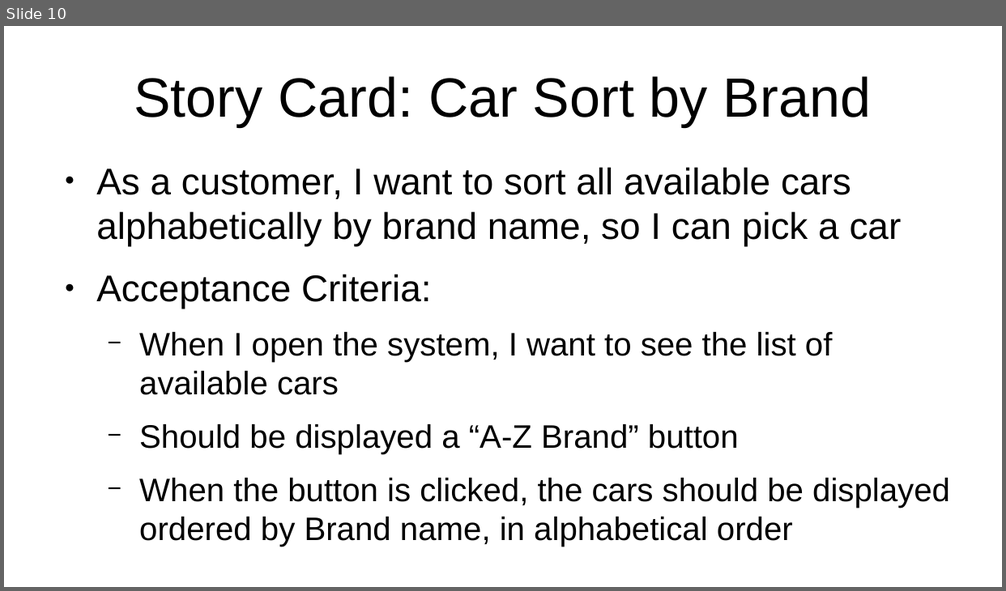
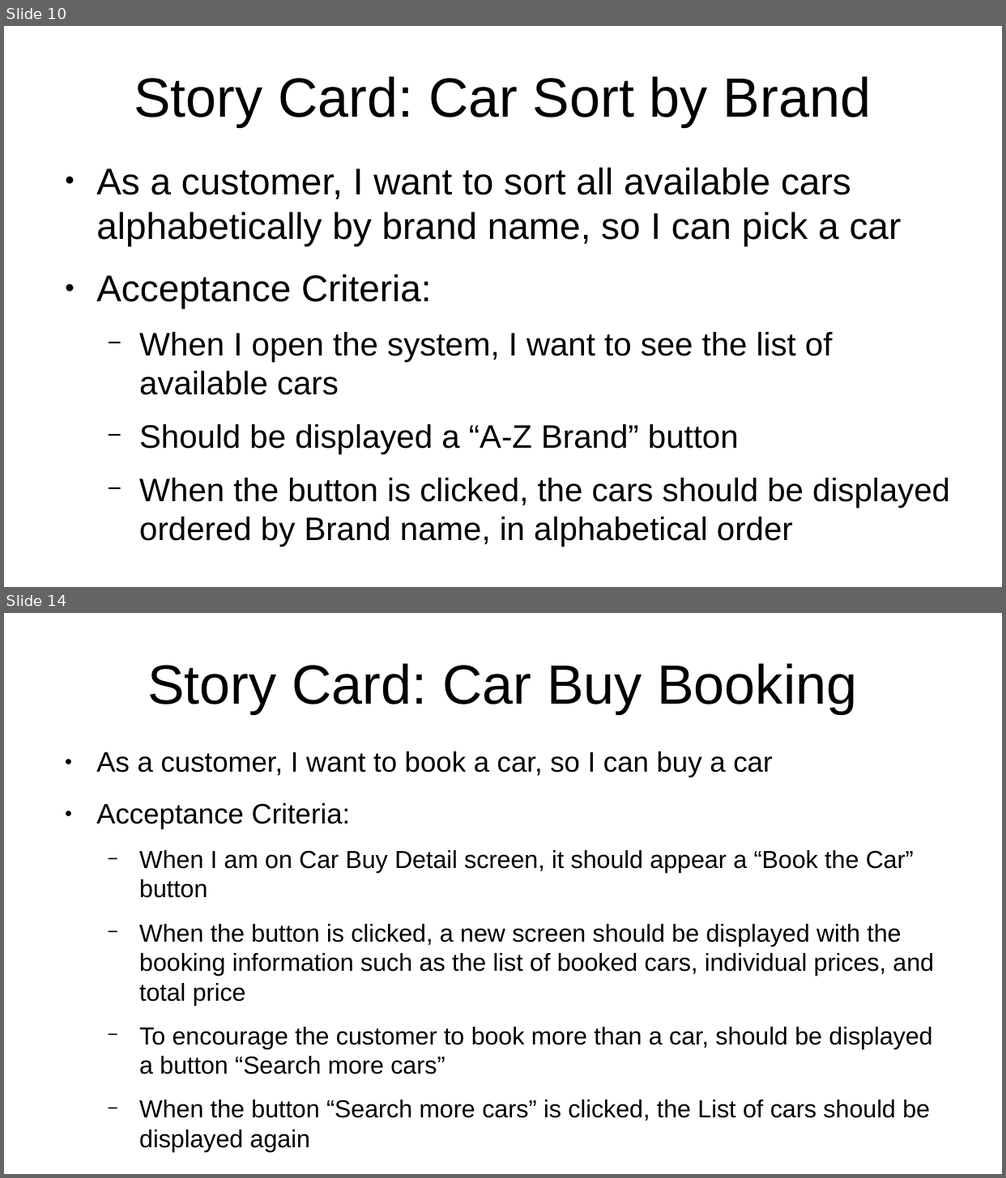
Before and after one commit to al8111/Java-UML-SWT, a slide deck: presentation.odp. Shown one above the other, each under a label of ours: slide 10 before the commit, slides 10 and 14 after it; the slides between them are not shown. The pictures are 1006x591 and 1006x1178 pixels, drawn with LibreOffice and Linux fonts; fonts in the diff are those of the drawing. Boxes give left, top, right and bottom in pixels: in the first picture for what was removed or moved away, otherwise in the second. Text is boxed around its words. In the diff, an @@ line names an element or a change of style, - is before the commit and + after.

Commit message:
doc: create story cards

```diff
--- a/presentation.odp
+++ b/presentation.odp
@@ slide 14 added at [4, 613, 1002, 1174], background #FFFFFF @@
@@ title added at [147, 663, 858, 714], 44 pt, text #000000 @@
+Story Card: Car Buy Booking
@@ text added at [96, 751, 934, 1152], 19.6 pt, text #000000 @@
+● As a customer, I want to book a car, so I can buy a car
+● Acceptance Criteria:
+  − When I am on Car Buy Detail screen, it should appear a “Book the Car” button
+  − When the button is clicked, a new screen should be displayed with the booking information such as the list of booked cars, individual prices, and total price
+  − To encourage the customer to book more than a car, should be displayed a button “Search more cars”
+  − When the button “Search more cars” is clicked, the List of cars should be displayed again
```
Also in this commit, not shown: 1 slide changed, 3 other slides added.
